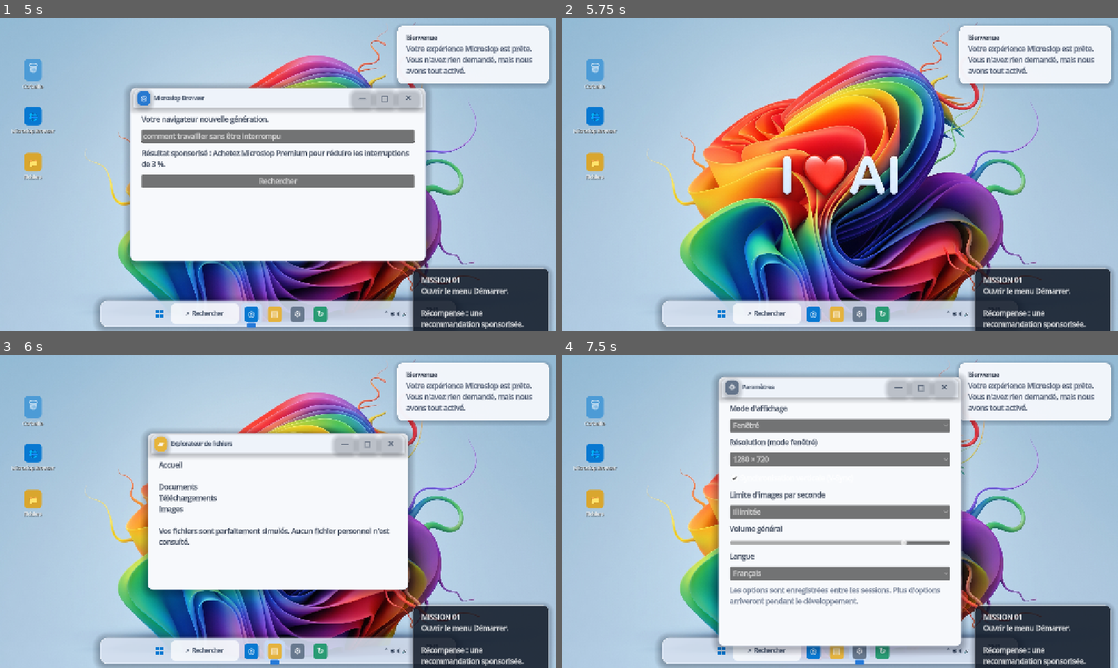
Above: before the commit, frames 1-4 (two rows, left to right).
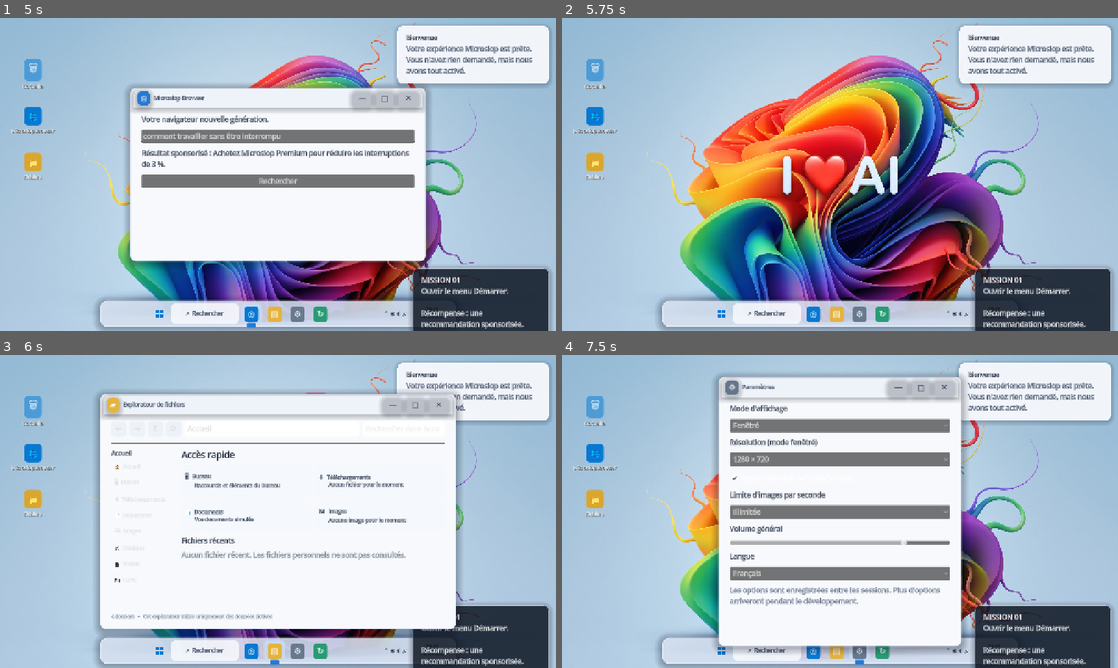
Above: after the commit, the same moments.

Repository: Likounsee/Microslop-Experience
Game: Godot game, scene res://scenes/desktop.tscn
Same seed, same stepped clock (60 frames per second), same inputs: the game is played once before the commit and once after it.
Inputs (mouse positions are in pixels of both pictures, inside the frame that each line leads up to):
- Up to frame 1 (5 s): click (33, 74) at 0.52 s; click (33, 121) at 1.27 s; click (33, 168) at 2.02 s; click "⌕ Rechercher" at 2.75 s; click "—" at 3.5 s; click (250, 312) at 4.27 s
- Up to frame 2 (5.75 s): click "—" at 5 s
- Up to frame 3 (6 s): click (272, 649) at 5.77 s
- Up to frame 4 (7.5 s): click "—" at 6.5 s; click (862, 649) at 7.27 s

Frames 1-2 are identical in both runs. In frame 3, 31% of the frame differs, in the area x 17-83%, y 11-90%; in frame 4, nothing differs.

Commit message:
Build a Windows 11-style File Explorer home

Diff:
--- a/scripts/desktop.gd
+++ b/scripts/desktop.gd
@@ -1244,7 +1244,130 @@
 func _open_files() -> void:
 	if _mission_step == 1:
 		_advance_mission("Explorateur ouvert. Vos fichiers restent fictifs.")
-	_open_window("Explorateur de fichiers", "Accueil\n\nDocuments\nTéléchargements\nImages\n\nVos fichiers sont parfaitement simulés. Aucun fichier personnel n'est consulté.", Vector2(600, 360))
+	var app := _open_window("Explorateur de fichiers", "Accueil", Vector2(820, 540))
+	var content := _get_window_content(app)
+	if content == null:
+		return
+	for child in content.get_children():
+		child.queue_free()
+
+	var toolbar := HBoxContainer.new()
+	toolbar.add_theme_constant_override("separation", 6)
+	content.add_child(toolbar)
+	for caption in ["←", "→", "↑", "⟳"]:
+		var nav := Button.new()
+		nav.text = caption
+		nav.custom_minimum_size = Vector2(36, 34)
+		nav.add_theme_font_size_override("font_size", 17)
+		nav.add_theme_stylebox_override("normal", _flat_style(Color("edf2f8"), 8))
+		nav.add_theme_stylebox_override("hover", _flat_style(Color("dce8f7"), 8))
+		toolbar.add_child(nav)
+	var address := LineEdit.new()
+	address.text = "Accueil"
+	address.placeholder_text = "Chemin d’accès"
+	address.size_flags_horizontal = Control.SIZE_EXPAND_FILL
+	address.custom_minimum_size.y = 34
+	address.add_theme_stylebox_override("normal", _flat_style(Color("ffffff"), 8))
+	toolbar.add_child(address)
+	var search := LineEdit.new()
+	search.placeholder_text = "Rechercher dans Accueil"
+	search.custom_minimum_size = Vector2(190, 34)
+	search.add_theme_stylebox_override("normal", _flat_style(Color("ffffff"), 8))
+	toolbar.add_child(search)
+
+	var separator := HSeparator.new()
+	content.add_child(separator)
+	var main_row := HBoxContainer.new()
+	main_row.size_flags_vertical = Control.SIZE_EXPAND_FILL
+	main_row.add_theme_constant_override("separation", 12)
+	content.add_child(main_row)
+
+	var sidebar := VBoxContainer.new()
+	sidebar.custom_minimum_size.x = 150
+	sidebar.add_theme_constant_override("separation", 5)
+	main_row.add_child(sidebar)
+	var nav_title := Label.new()
+	nav_title.text = "Accueil"
+	nav_title.add_theme_font_size_override("font_size", 14)
+	nav_title.add_theme_color_override("font_color", Color("1c2738"))
+	sidebar.add_child(nav_title)
+	for caption in ["🏠  Accueil", "🖥  Bureau", "⬇  Téléchargements", "📄  Documents", "🖼  Images", "🎵  Musique", "🎬  Vidéos", "💾  Ce PC"]:
+		var nav_item := Button.new()
+		nav_item.text = caption
+		nav_item.alignment = HORIZONTAL_ALIGNMENT_LEFT
+		nav_item.custom_minimum_size.y = 32
+		nav_item.add_theme_font_size_override("font_size", 12)
+		nav_item.add_theme_stylebox_override("normal", _flat_style(Color(0, 0, 0, 0), 6))
+		nav_item.add_theme_stylebox_override("hover", _flat_style(Color("e5edf8"), 6))
+		sidebar.add_child(nav_item)
+
+	var right_pane := VBoxContainer.new()
+	right_pane.size_flags_horizontal = Control.SIZE_EXPAND_FILL
+	right_pane.size_flags_vertical = Control.SIZE_EXPAND_FILL
+	right_pane.add_theme_constant_override("separation", 10)
+	main_row.add_child(right_pane)
+	var quick_title := Label.new()
+	quick_title.text = "Accès rapide"
+	quick_title.add_theme_font_size_override("font_size", 20)
+	quick_title.add_theme_color_override("font_color", Color("182235"))
+	right_pane.add_child(quick_title)
+	var quick_grid := GridContainer.new()
+	quick_grid.columns = 2
+	quick_grid.size_flags_horizontal = Control.SIZE_EXPAND_FILL
+	quick_grid.add_theme_constant_override("h_separation", 10)
+	quick_grid.add_theme_constant_override("v_separation", 8)
+	right_pane.add_child(quick_grid)
+	var folders := [
+		{"name": "Bureau", "glyph": "🖥", "detail": "Raccourcis et éléments du bureau"},
+		{"name": "Téléchargements", "glyph": "⬇", "detail": "Aucun fichier pour le moment"},
+		{"name": "Documents", "glyph": "📄", "detail": "Vos documents simulés"},
+		{"name": "Images", "glyph": "🖼", "detail": "Aucune image pour le moment"}
+	]
+	for folder in folders:
+		var tile := Button.new()
+		tile.custom_minimum_size = Vector2(220, 72)
+		tile.size_flags_horizontal = Control.SIZE_EXPAND_FILL
+		tile.alignment = HORIZONTAL_ALIGNMENT_LEFT
+		tile.add_theme_stylebox_override("normal", _flat_style(Color("f5f8fc"), 9))
+		tile.add_theme_stylebox_override("hover", _flat_style(Color("e4eefb"), 9))
+		tile.add_theme_stylebox_override("pressed", _flat_style(Color("d5e5fa"), 9))
+		tile.text = "%s   %s\n       %s" % [str(folder["glyph"]), str(folder["name"]), str(folder["detail"])]
+		tile.add_theme_font_size_override("font_size", 12)
+		tile.add_theme_color_override("font_color", Color("243249"))
+		quick_grid.add_child(tile)
+	var recent_title := Label.new()
+	recent_title.text = "Fichiers récents"
+	recent_title.add_theme_font_size_override("font_size", 16)
+	recent_title.add_theme_color_override("font_color", Color("182235"))
+	right_pane.add_child(recent_title)
+	var empty_state := Label.new()
+	empty_state.text = "Aucun fichier récent. Les fichiers personnels ne sont pas consultés."
+	empty_state.autowrap_mode = TextServer.AUTOWRAP_WORD_SMART
+	empty_state.add_theme_color_override("font_color", Color("66758b"))
+	right_pane.add_child(empty_state)
+	var footer := Label.new()
+	footer.text = "4 dossiers   •   Cet explorateur utilise uniquement des données fictives"
+	footer.add_theme_font_size_override("font_size", 11)
+	footer.add_theme_color_override("font_color", Color("718096"))
+	content.add_child(footer)
+
+	search.text_changed.connect(func(query: String):
+		var normalized := query.strip_edges().to_lower()
+		for index in range(quick_grid.get_child_count()):
+			var tile := quick_grid.get_child(index) as Button
+			tile.visible = normalized.is_empty() or tile.text.to_lower().contains(normalized)
+		empty_state.visible = normalized.is_empty() or quick_grid.get_child_count() == 0
+		if not normalized.is_empty():
+			var any_visible := false
+			for child in quick_grid.get_children():
+				if child.visible:
+					any_visible = true
+			empty_state.visible = not any_visible
+			if not any_visible:
+				empty_state.text = "Aucun dossier ne correspond à « %s »." % query
+		else:
+			empty_state.text = "Aucun fichier récent. Les fichiers personnels ne sont pas consultés."
+	)
 
 func _open_browser() -> void:
 	var app := _open_window("Microslop Browser", "Votre navigateur nouvelle génération.", Vector2(680, 400))
